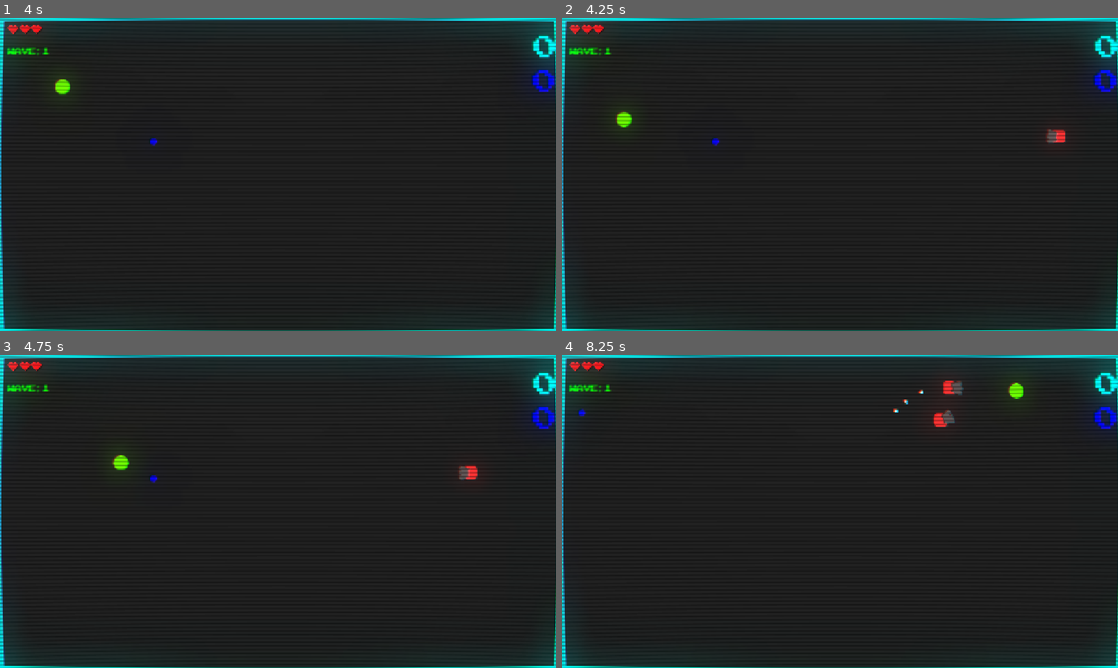
Above: before the commit, frames 1-4 (two rows, left to right).
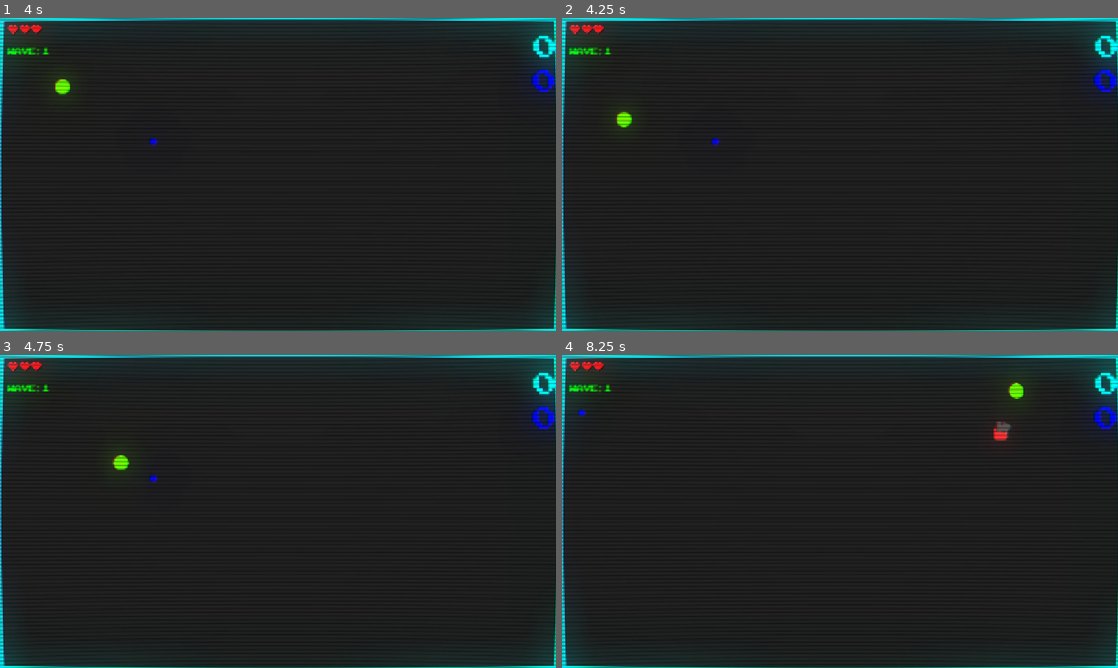
Above: after the commit, the same moments.

Repository: ktosox/GWJ80
Game: Godot game, scene res://level/test_level.tscn
Same seed, same stepped clock (60 frames per second), same inputs: the game is played once before the commit and once after it.
Inputs:
- Up to frame 1 (4 s): tap Enter (ui_accept) at 0.5, 0.77, 1.52, 2, 3.02, 3.77 s; hold W (up) 0.53-2.03 s; hold A (left) 2.03-3.53 s; hold Down (down) from 3.53 s (still down)
- Up to frame 2 (4.25 s): keep holding Down (down)
- Up to frame 3 (4.75 s): release Down (down) at 4.28 s; hold D (right) from 4.28 s (still down); tap Enter (ui_accept) at 4.52 s
- Up to frame 4 (8.25 s): release D (right) at 5.03 s; hold W (up) 5.03-5.78 s; hold D (right) 5.78-8.03 s; tap Enter (ui_accept) at 6.02, 6.77, 7.52 s; hold Down (down) from 8.03 s (still down)

Frame 1 is identical in both runs. In frame 2, 0.1% of the frame differs, in the area x 87-91%, y 35-40%; in frame 3, 0.2%; in frame 4, 0.5%, in the area x 59-81%, y 8-28%.

Commit message:
wait_time changed

Diff:
--- a/Game/level/test_level.tscn
+++ b/Game/level/test_level.tscn
@@ -72,7 +72,7 @@
 autostart = true
 
 [node name="spawn_timer" type="Timer" parent="."]
-wait_time = 4.0
+wait_time = 6.0
 autostart = true
 
 [node name="FixedSquare" type="Sprite2D" parent="."]
